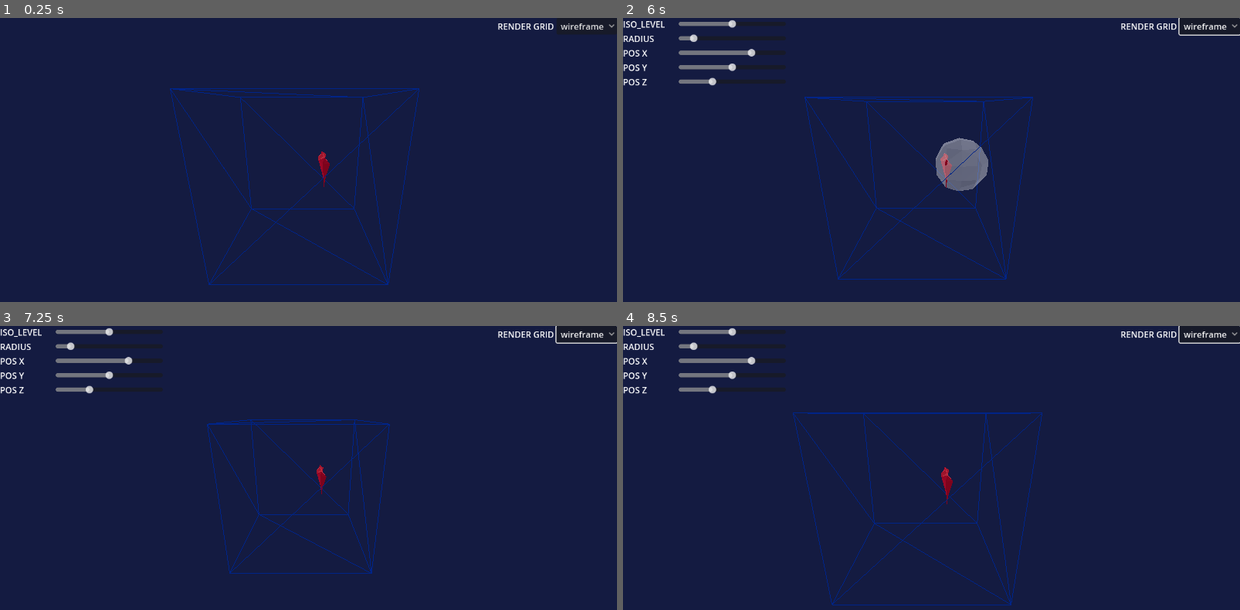
Above: before the commit, frames 1-4 (two rows, left to right).
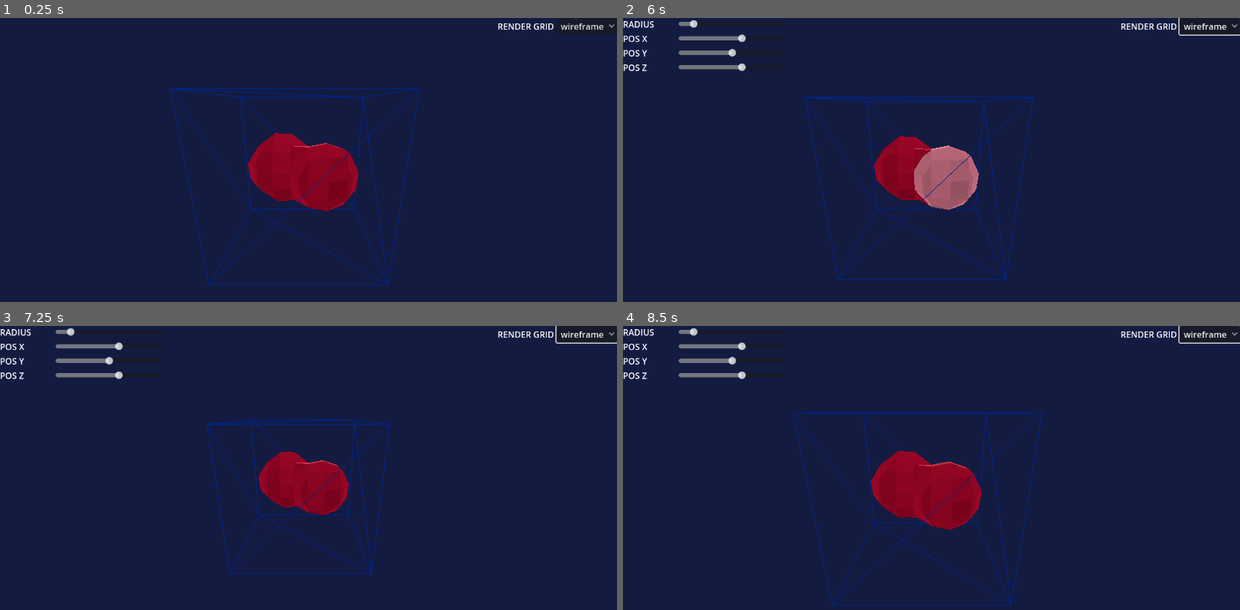
Above: after the commit, the same moments.

Repository: Peter-Pyshnyy/graphics_sandbox
Game: Godot game, scene res://scenes/main_scene.tscn
The game is run twice, just before and just after one commit, with the same random seed, the same clock (stepped at 60 frames per second) and the same inputs.
Inputs (mouse positions are in pixels of both pictures, inside the frame that each line leads up to):
- Up to frame 1 (0.25 s): no input
- Up to frame 2 (6 s): click "wireframe" at 0.5 s; tap Enter at 1.25, 2.75, 4.25 s; move the mouse to (1067, 174) at 1.27 s; hold D 1.28-2 s; hold Shift (select_surface) 1.28-2 s; click (1067, 174) at 1.42 s; tap Space at 2, 3.5, 5 s; drag from (808, 208) to (900, 259) at 2.02 s; move the mouse to (993, 114) at 2.77 s; hold D 2.78-3.5 s; tap E at 2.85 s; drag from (900, 259) to (746, 140) at 3.52 s; move the mouse to (1116, 242) at 4.27 s; hold A 4.28-5 s; tap Q at 4.35 s; drag from (746, 140) to (838, 106) at 5.02 s; move the mouse to (962, 191) at 5.77 s; hold S from 5.78 s (still down); hold Shift (select_surface) from 5.78 s (still down); click (962, 191) at 5.92 s
- Up to frame 3 (7.25 s): release S at 6.5 s; release Shift (select_surface) at 6.5 s; drag from (215, 414) to (185, 516) at 6.52 s
- Up to frame 4 (8.5 s): move the mouse to (1067, 482) at 7.27 s; hold W 7.28-8 s; tap E at 7.35 s; drag from (808, 516) to (900, 567) at 8.02 s

The runs differ from the first frame. In frame 1, 3.4% of the frame differs, in the area x 40-59%, y 40-68%; in frame 2, 4.2%, in the area x 0-60%, y 0-68%; in frame 3, 3.0%; in frame 4, 4.2%.

Commit message:
improved selection

Diff:
--- a/scenes/implicit_mesh_obj.tscn
+++ b/scenes/implicit_mesh_obj.tscn
@@ -6,8 +6,6 @@
 [sub_resource type="GDScript" id="GDScript_82l21"]
 script/source = "extends Control
 "
-
-[sub_resource type="SphereShape3D" id="SphereShape3D_mmf3c"]
 
 [node name="ImplicitSurface" type="Node3D"]
 script = ExtResource("1_857te")
@@ -27,25 +25,6 @@
 anchor_bottom = 1.925
 offset_right = -265.0
 offset_bottom = -37.0
-
-[node name="HBIso" type="HBoxContainer" parent="Control/VBoxContainer"]
-layout_mode = 2
-
-[node name="lbl_iso" type="Label" parent="Control/VBoxContainer/HBIso"]
-custom_minimum_size = Vector2(100, 0)
-layout_mode = 2
-text = "ISO_LEVEL"
-
-[node name="VBoxContainer" type="VBoxContainer" parent="Control/VBoxContainer/HBIso"]
-layout_mode = 2
-alignment = 1
-
-[node name="slider_iso" type="HSlider" parent="Control/VBoxContainer/HBIso/VBoxContainer"]
-custom_minimum_size = Vector2(200, 0)
-layout_mode = 2
-min_value = -5.0
-max_value = 5.0
-step = 0.2
 
 [node name="HBRadius" type="HBoxContainer" parent="Control/VBoxContainer"]
 layout_mode = 2
@@ -122,10 +101,8 @@
 
 [node name="CollisionShape3D" type="CollisionShape3D" parent="Area3D"]
 transform = Transform3D(5, 0, 0, 0, 5, 0, 0, 0, 5, 0, 0, 0)
-shape = SubResource("SphereShape3D_mmf3c")
 script = ExtResource("4_82l21")
 
-[connection signal="value_changed" from="Control/VBoxContainer/HBIso/VBoxContainer/slider_iso" to="." method="_on_slider_iso_value_changed"]
 [connection signal="drag_ended" from="Control/VBoxContainer/HBRadius/VBoxContainer/slider_radius" to="." method="_on_slider_radius_drag_ended"]
 [connection signal="value_changed" from="Control/VBoxContainer/HBRadius/VBoxContainer/slider_radius" to="." method="_on_slider_radius_value_changed"]
 [connection signal="drag_ended" from="Control/VBoxContainer/HBPosX/VBoxContainer/slider_pos_x" to="." method="_on_slider_pos_x_drag_ended"]
--- a/scenes/main_scene.tscn
+++ b/scenes/main_scene.tscn
@@ -49,13 +49,17 @@
 sky_mode = 1
 
 [node name="ImplicitSurface" parent="." node_paths=PackedStringArray("voxel_grid") instance=ExtResource("2_2c62f")]
-transform = Transform3D(1, 0, 0, 0, 1, 0, 0, 0, 1, 4.60094, 4.65329, 2.521)
+transform = Transform3D(1, 0, 0, 0, 1, 0, 0, 0, 1, 3.41149, 4.65329, 2.42806)
 is_negative = true
 voxel_grid = NodePath("../VoxelGrid")
 function_type = 2
 
 [node name="ImplicitSurface2" parent="." node_paths=PackedStringArray("voxel_grid") instance=ExtResource("2_2c62f")]
-transform = Transform3D(1, 0, 0, 0, 1, 0, 0, 0, 1, 7.14573, 4.65329, 2.521)
+transform = Transform3D(1, 0, 0, 0, 1, 0, 0, 0, 1, 3.41314, 4.65329, 4.06379)
+voxel_grid = NodePath("../VoxelGrid")
+
+[node name="ImplicitSurface3" parent="." node_paths=PackedStringArray("voxel_grid") instance=ExtResource("2_2c62f")]
+transform = Transform3D(1, 0, 0, 0, 1, 0, 0, 0, 1, 5.86053, 4.65329, 5.69711)
 voxel_grid = NodePath("../VoxelGrid")
 
 [node name="VoxelGrid" parent="." instance=ExtResource("3_7ykc4")]
@@ -66,7 +70,7 @@
 [node name="RenderManager" type="Node" parent="." node_paths=PackedStringArray("voxel_grid", "surfaces")]
 script = ExtResource("5_gubc5")
 voxel_grid = NodePath("../VoxelGrid")
-surfaces = [NodePath("../ImplicitSurface"), NodePath("../ImplicitSurface2")]
+surfaces = [NodePath("../ImplicitSurface"), NodePath("../ImplicitSurface2"), NodePath("../ImplicitSurface3")]
 
 [node name="SurfaceMesh" type="MeshInstance3D" parent="RenderManager"]
 
--- a/scripts/implicit_mesh_obj.gd
+++ b/scripts/implicit_mesh_obj.gd
@@ -76,7 +76,7 @@
 
 func _on_slider_radius_value_changed(value):
 	r = value
-	collision_shape.update_scale(value * 2)
+	#collision_shape.update_scale(value * 2)
 	render_manager.generate_main_mesh()
 
 func _on_slider_pos_x_value_changed(value):
@@ -99,6 +99,7 @@
 
 func _on_slider_radius_drag_ended(value_changed):
 	render_manager.generate_selection_mesh(self)
+	update_collision_shape()
 
 func _on_slider_pos_x_drag_ended(value_changed):
 	render_manager.generate_selection_mesh(self)
@@ -111,9 +112,11 @@
 func _on_slider_pos_z_drag_ended(value_changed):
 	render_manager.generate_selection_mesh(self)
 
-func _update_collision_shape():
+func update_collision_shape():
+	var aabb = render_manager.get_selection_mesh(self).get_aabb()
 	var box_shape := BoxShape3D.new()
-	#var mesh =
+	box_shape.size = aabb.size / 5.0 #for some reason the aabb is 5 times bigger than the mesh
+	collision_shape.shape = box_shape
 
 
 func evaluate(x: int, y: int, z: int):
--- a/scripts/render_manager.gd
+++ b/scripts/render_manager.gd
@@ -15,6 +15,7 @@
 @export var voxel_grid: VoxelGrid
 @export var surfaces: Array[ImplicidSurface]
 var negative_surfaces: Array[int] #stores indices of negative surfaces
+var positive_surfaces: Array[int]
 var selection_meshes := {}
 var hover_material := preload("res://materials/implicid_obj_shadered.tres")
 var default_material := preload("res://materials/implicid_obj.tres")
@@ -22,8 +23,11 @@
 func _ready():
 	for i in surfaces.size():
 		generate_selection_mesh(surfaces[i])
+		surfaces[i].update_collision_shape()
 		if surfaces[i].is_negative:
 			negative_surfaces.append(i)
+		else:
+			positive_surfaces.append(i)
 
 	generate_main_mesh()
 
@@ -39,7 +43,7 @@
 func _master_function(x: int, y: int, z: int):
 	var result: float = surfaces[0].evaluate(x, y, z)
 	#adds positive surfaces
-	for i in surfaces.size():
+	for i in positive_surfaces:
 		result = min(result, surfaces[i].evaluate(x, y, z))
 	#subtracts negative surfaces
 	for i in negative_surfaces:
@@ -120,12 +124,6 @@
 	var t = (ISO_LEVEL - val_a)/(val_b-val_a)
 	return a+t*(b-a)
 
-func _update_collision_shape(surface: ImplicidSurface):
-	var aabb = surface.mesh.get_aabb()
-	var box_shape := BoxShape3D.new()
-	box_shape.size = aabb
-
-
 func _on_selection_mouse_enter(surface: ImplicidSurface):
 	selected_mesh.mesh = selection_meshes[surface]
 	selection_manager.hover_over = surface
@@ -133,3 +131,7 @@
 func _on_selection_mouse_exit(surface: ImplicidSurface):
 	selected_mesh.mesh = null
 	selection_manager.hover_over = null
+
+
+func get_selection_mesh(surface: ImplicidSurface) -> ArrayMesh:
+	return selection_meshes[surface]
Not shown: 1 places in scenes/implicit_mesh_obj.tscn that only renumber resources
